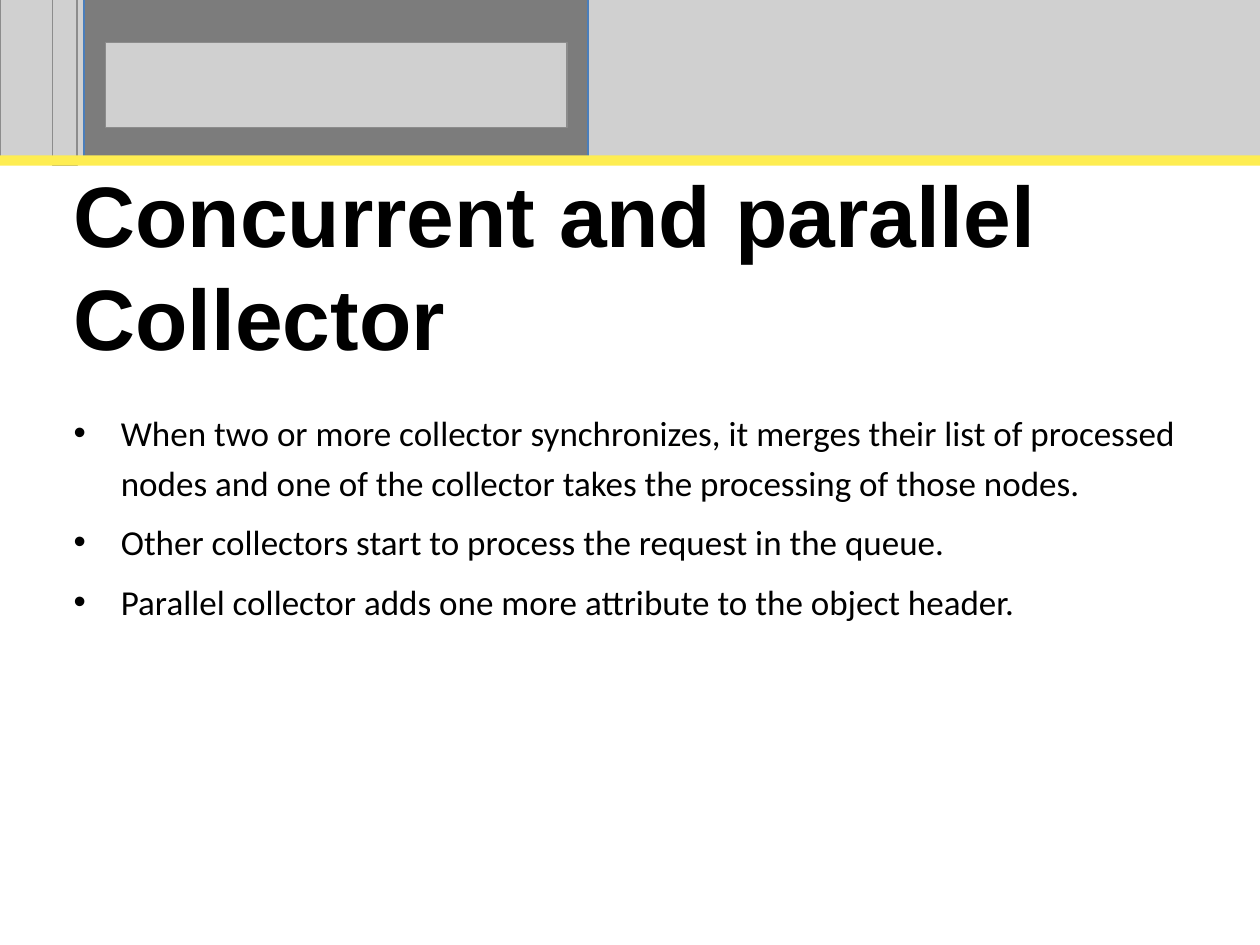
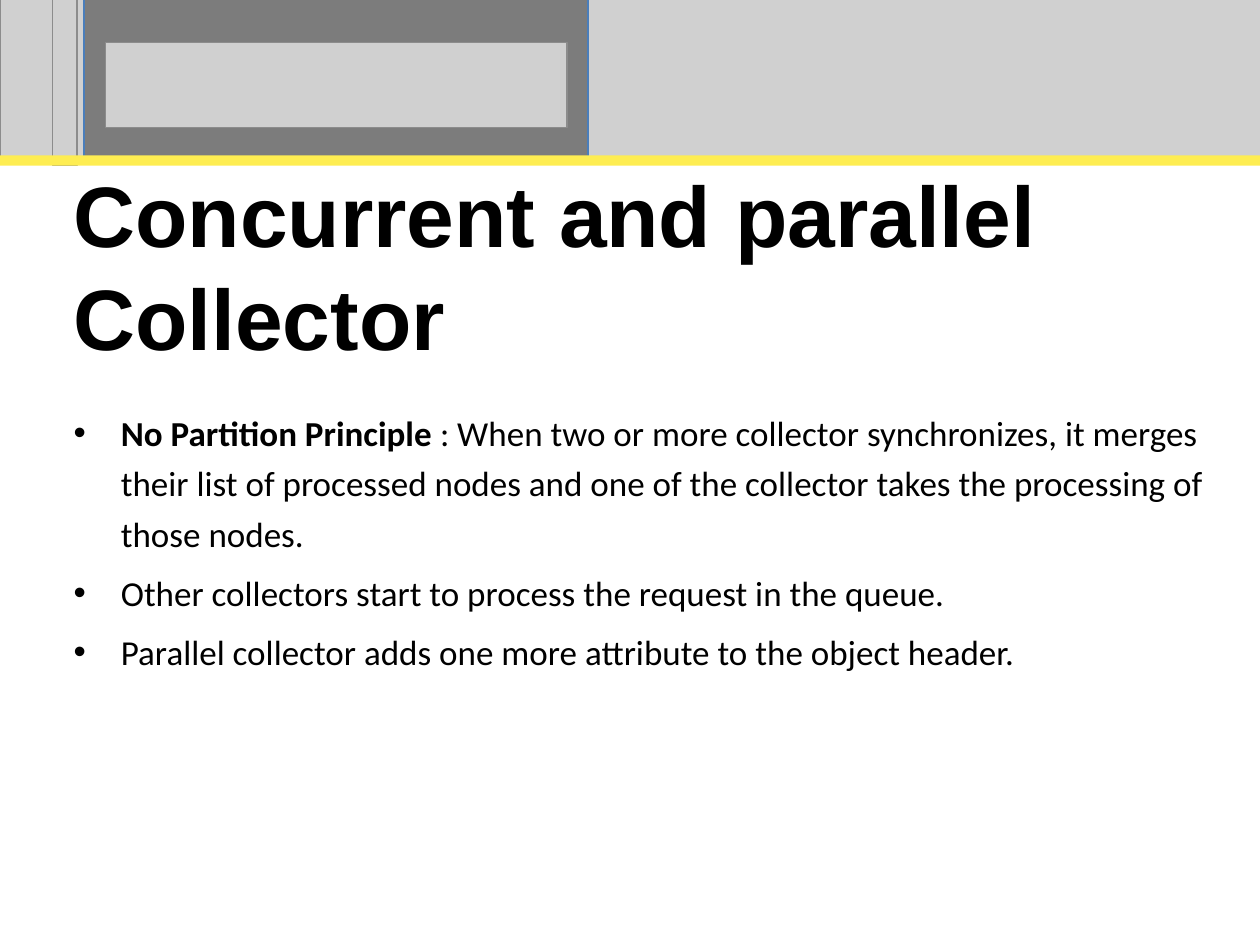
Before and after one commit to perpetualcoder/thesis, a slide deck: slide 52 of thesisppt/defense.ppt (slide 47 before the commit). Drawn at 1260x945 pixels with LibreOffice and Linux fonts; fonts in the diff are those of the drawing; grey boxes stand for pictures. Boxes give left, top, right and bottom in pixels: in the first picture for what was removed or moved away, otherwise in the second. Text is boxed around its words. In the diff, an @@ line names an element or a change of style, - is before the commit and + after.

```diff
--- a/thesisppt/defense.ppt
+++ b/thesisppt/defense.ppt
@@ subtitle at (x1=121, y1=421, x2=1202, y2=548): text changed @@
-• When two or more collector synchronizes, it merges their list of processed nodes and one of the collector takes the processing of those nodes.
+• No Partition Principle : When two or more collector synchronizes, it merges their list of processed nodes and one of the collector takes the processing of those nodes.
```
Also in this commit, not shown: 15 other slides changed, 9 slides added, 2 slides removed, 18 other files.
